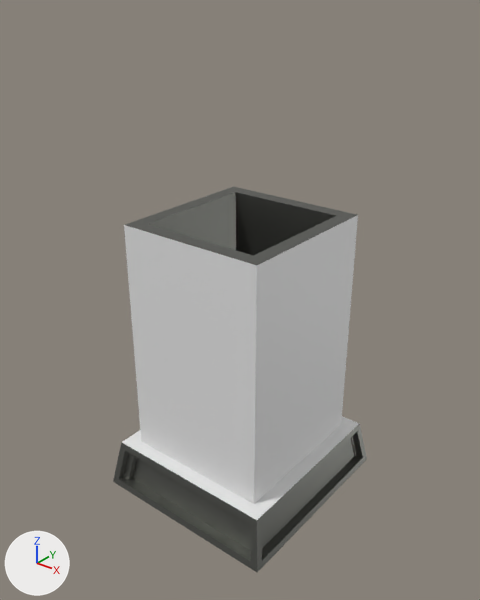
The FBX model CrazyBots/Assets/Resources/Meshes/Container3.fbx: old version first, new version second.
Camera for both pictures: a 50 mm lens placed at (4.078, -2.913, 1.28), pointed at (3.14, -1.742, 0.554). The axes (+X, +Y, +Z) are drawn at lower left. The lights are the same throughout. Where no turn or scale is listed for an object, it has been applied to the vertices.

Objects in the first picture: 'Container3'.
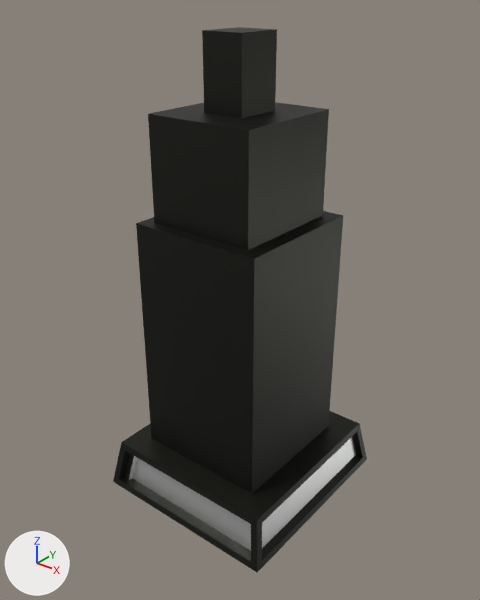
Changed parts and their boxes [x1, y1, x2, y2] in the pictures (480 x 600 px):
'Container3', surface changed, reshaped (41% taller): before [113, 187, 367, 572]; after [113, 27, 367, 572]
part 1 of me_cube_004, built on: before [125, 187, 357, 265]; after [137, 27, 343, 259]
part 2 of me_cube_004, surface changed (grey to black): [113, 424, 367, 572] in both
part 3 of me_cube_004, recoloured: [129, 437, 355, 551] in both
part 4 of me_cube_004, recoloured (white to black): before [122, 215, 359, 520]; after [122, 216, 359, 520]

What the commit changed:
In material 'PlayerColor' (mat_playercolor), metallic goes from 0.0 to 1.0.
me_cube_004 is used by ob_container3; location (3.136, -1.723, 0.0).
me_cube_004 had 56 vertices, 54 faces and spanned x -0.256..0.256, y -0.267..0.267, z 0.0..0.759.
me_cube_004 now has 68 vertices, 66 faces and spans x -0.256..0.256, y -0.267..0.267, z 0.0..1.18.
Part 1, on me_cube_004:
4 vertices are removed from x -0.158..0.158, y -0.166..0.166, z 0.215.
5 faces are deleted.
12 vertices move from x -0.196..0.196, y -0.203..0.203, z 0.133..0.759 to x -0.181..0.17, y -0.178..0.177, z 0.133..0.759.
16 vertices are added at x -0.15..0.131, y -0.149..0.147, z 1.006..1.18.
17 new faces join them, mat_unitframematerial (picture img_paletteunits_png).
me_cube_004 part 2: 49 kept faces spanning x -0.256..0.256, y -0.267..0.267, z 0.0..0.759 get new texture (UV) coordinates.
me_cube_004 part 3: 4 faces spanning x -0.234..0.234, y -0.248..0.248, z 0.009..0.111 switch from mat_unitframematerial (picture img_paletteunits_png) to mat_playercolor (white #e7e7e7).
me_cube_004 part 4: 8 faces spanning x -0.234..0.234, y -0.241..0.241, z 0.133..0.759 switch from mat_playercolor (white #e7e7e7) to mat_unitframematerial (picture img_paletteunits_png).
